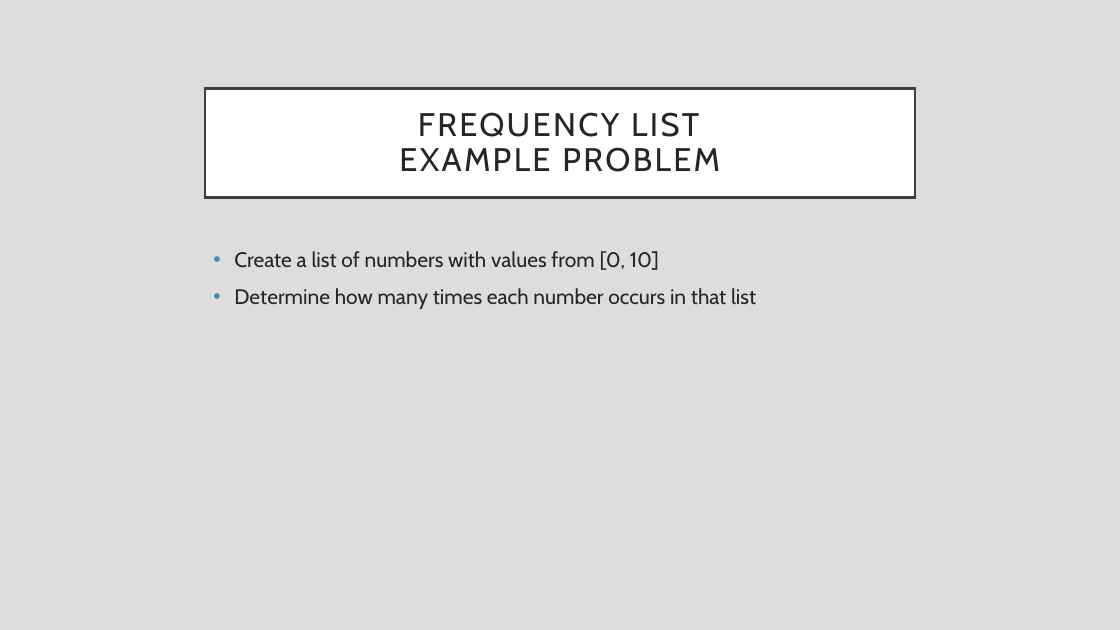
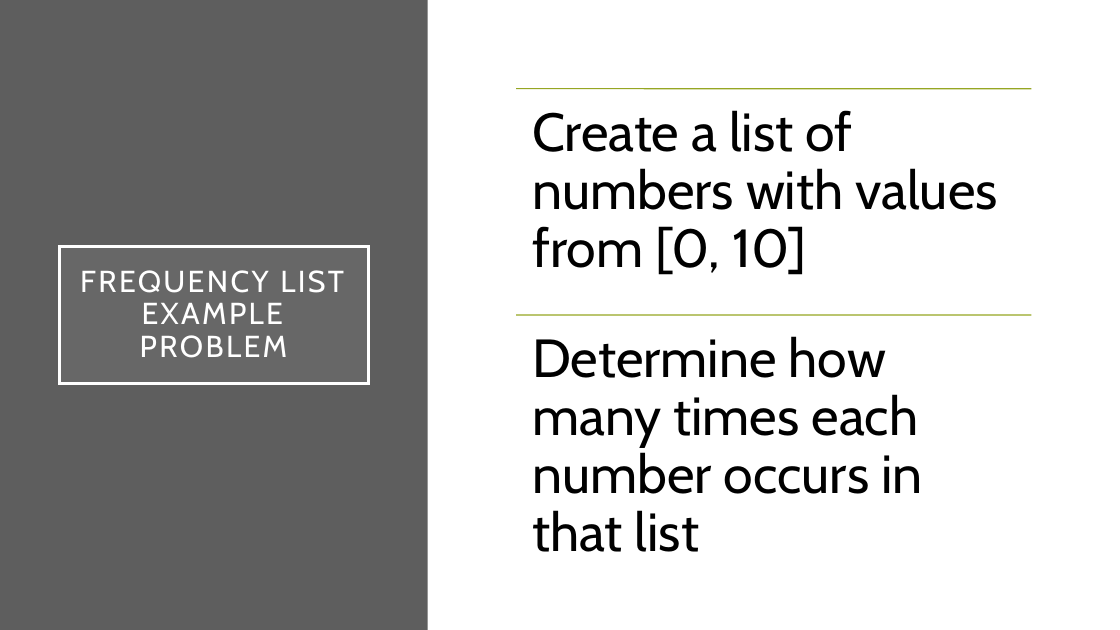
Before and after one commit to rsera/Junior-Knights, a slide deck: slide 30 of Python Day 6 Strings and Lists.pptx (slide 29 before the commit). Drawn at 1120x630 pixels with LibreOffice and Linux fonts; fonts in the diff are those of the drawing. Boxes give left, top, right and bottom in pixels: in the first picture for what was removed or moved away, otherwise in the second. Text is boxed around its words. In the diff, an @@ line names an element or a change of style, - is before the commit and + after.

Commit message:
added tables to freq list probs

```diff
--- a/Python Day 6 Strings and Lists.pptx
+++ b/Python Day 6 Strings and Lists.pptx
@@ background #DDDDDD to #FFFFFF @@
@@ rectangle added at (0, 0, 428, 630), fill #5E5E5E @@
@@ title "FREQUENCY LIST EXAMPLE PROBLEM": place and size @@
-title "FREQUENCY LIST EXAMPLE PROBLEM" at (205, 88, 915, 197)
+title "FREQUENCY LIST EXAMPLE PROBLEM" at (59, 246, 368, 384)
@@ title "FREQUENCY LIST EXAMPLE PROBLEM" at (59, 246, 368, 384): size 28 to 26 pt, text colour #262626 to #FFFFFF; fill #FFFFFF to #9E9E9E at 15% opacity; outline #404040 2.5 pt to #FFFFFF 2.5 pt @@
@@ text removed at (234, 251, 756, 309) @@
-• Create a list of numbers with values from [0, 10]
-• Determine how many times each number occurs in that list
@@ group added at (517, 89, 1032, 552): 2 lines, 2 texts @@
+Create a list of numbers with values from [0, 10]
+Determine how many times each number occurs in that list
```
Also in this commit, not shown: 7 other slides changed, 7 slides added.
